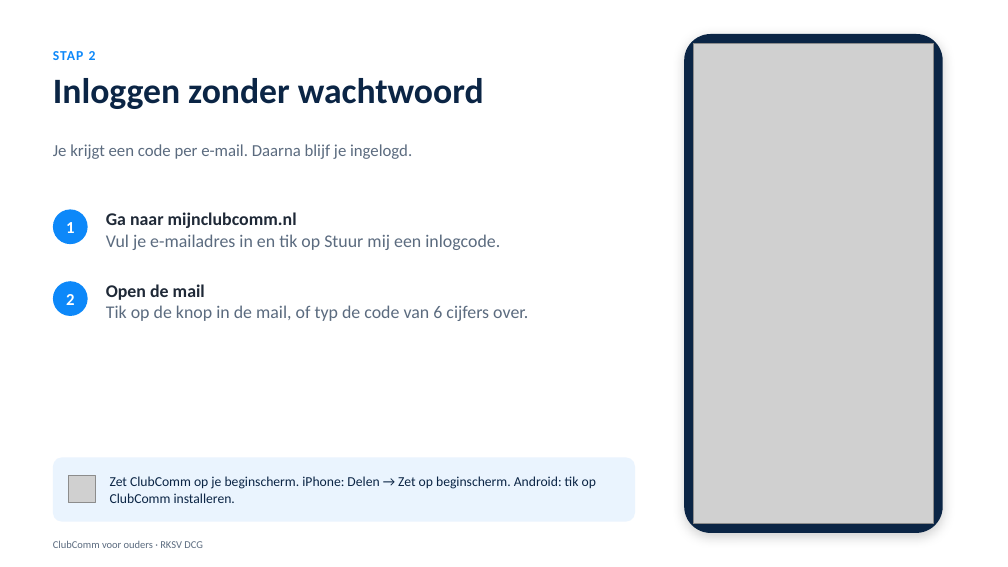
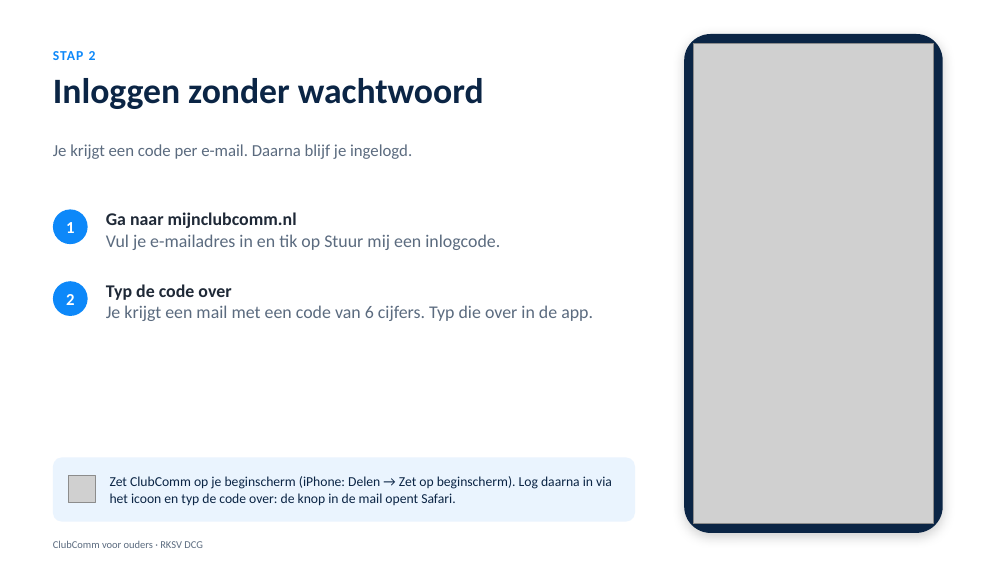
Before and after one commit to sofianabayahya/Clubcomm, a slide deck: slide 3 of docs/presentaties/ClubComm-ouders.pptx. Drawn at 1008x567 pixels with LibreOffice and Linux fonts; fonts in the diff are those of the drawing; grey boxes stand for pictures. Boxes give left, top, right and bottom in pixels: in the first picture for what was removed or moved away, otherwise in the second. Text is boxed around its words. In the diff, an @@ line names an element or a change of style, - is before the commit and + after.

```diff
--- a/docs/presentaties/ClubComm-ouders.pptx
+++ b/docs/presentaties/ClubComm-ouders.pptx
@@ text at [106,284,593,321]: text changed @@
-Open de mail
-Tik op de knop in de mail, of typ de code van 6 cijfers over.
+Typ de code over
+Je krijgt een mail met een code van 6 cijfers. Typ die over in de app.
@@ text at [110,476,612,506]: text changed @@
-Zet ClubComm op je beginscherm. iPhone: Delen → Zet op beginscherm. Android: tik op ClubComm installeren.
+Zet ClubComm op je beginscherm (iPhone: Delen → Zet op beginscherm). Log daarna in via het icoon en typ de code over: de knop in de mail opent Safari.
```
Also in this commit, not shown: 6 other files.
